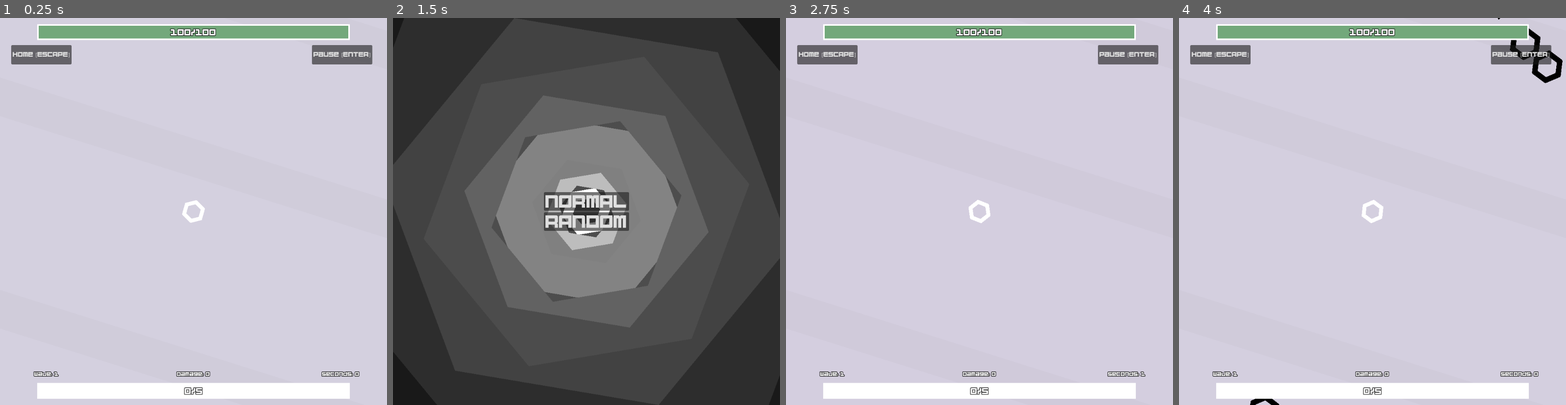
Above: before the commit, frames 1-4 (left to right).
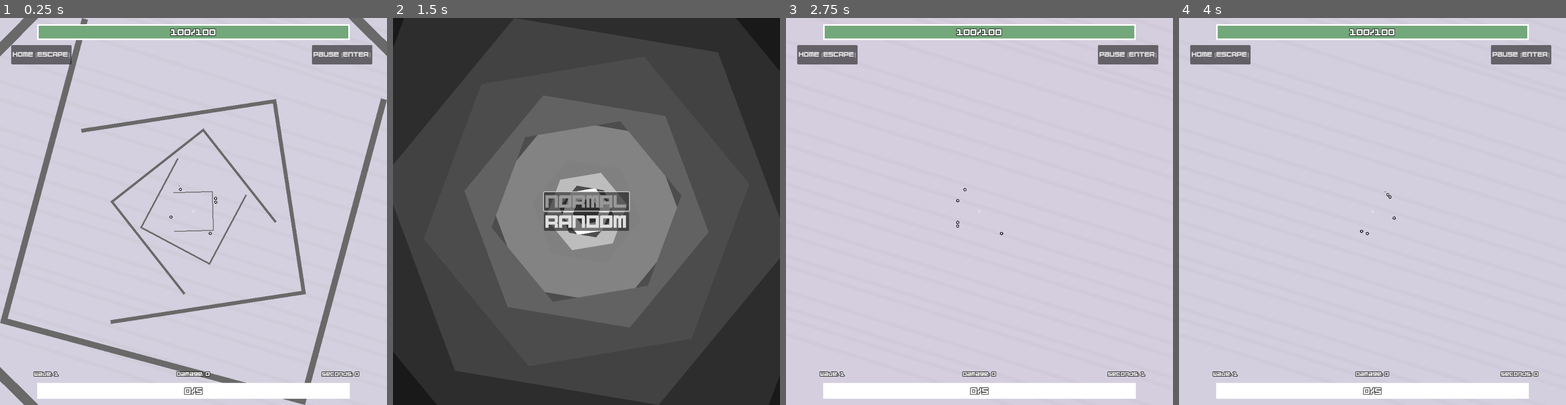
Above: after the commit, the same moments.

Repository: pharnisch/Hexagonal-Havoc
Game: Godot game, scene res://map_2.tscn
The game is run twice, just before and just after one commit, with the same random seed, the same clock (stepped at 60 frames per second) and the same inputs. This scene is started directly instead of the project's main scene.
Inputs:
- Up to frame 1 (0.25 s): no input
- Up to frame 2 (1.5 s): tap Enter at 0.5 s; hold Right (ui_right) 0.53-1.25 s; hold Enter 0.53-1.25 s; tap Space at 0.77 s; click "Home [ESCAPE]" at 1.25 s
- Up to frame 3 (2.75 s): click "NORMAL" at 2 s
- Up to frame 4 (4 s): click "Home [ESCAPE]" at 2.75 s; click "NORMAL" at 3.5 s

The runs differ from the first frame. In frame 1, 7.2% of the frame differs, in the area x 0-100%, y 0-100%; in frame 2, 0.6%; in frame 3, 0.2%; in frame 4, 0.8%.

Commit message:
.

Diff:
--- a/Camera2D.gd
+++ b/Camera2D.gd
@@ -24,6 +24,12 @@
 
 # Called every frame. 'delta' is the elapsed time since the previous frame.
 func _physics_process(delta):
+	# STONED MODE
+	# TODO: have different x and y zoom levels
+	# TODO: zoom more to top as to bottom (tilt camera angle) -> needs camera3d?
+
+
+
 	# maybe add more and more visual stuff for higher levels, e.g. wave 1-10 nothing, 11-20 zoom, 21-... rotation, 31-... camera offset, 41..high zoom, 51.high rotation, 61. high offset, 71. high jumps, 81. high color changes
 
 	# rotate also movement input from keyboard!
--- /dev/null
+++ b/LabyrinthPart.gd
@@ -0,0 +1,41 @@
+extends Node2D
+
+@export var color := Color.DIM_GRAY
+@export var width := 20
+@export var length = 50
+@export var rotation_speed = 1
+@export var rotation_start = 0
+
+func _ready():
+	self.rotation = rotation_start
+
+func _physics_process(delta):
+	self.rotation -= rotation_speed * delta * 0.1
+
+func _draw():
+	var points = [
+		Vector2(10,10),
+		Vector2(10,-10),
+		Vector2(-10,-10),
+		Vector2(-10,10),
+		#Vector2(10,10),
+		#Vector2(-10,10),
+		#Vector2(-10,-10),
+		#Vector2(10,-10),
+		#Vector2(10,-9),
+		#Vector2(-9,-9),
+		#Vector2(-9,9),
+		#Vector2(10,9),
+		]
+
+	for idx_start in points.size():
+		var idx_end = idx_start + 1
+		var len = points.size()
+		idx_end = idx_end % len
+
+		if idx_end <= 2:
+			var point_start = points[idx_start]
+			var point_end = points[idx_end]
+
+			var direction = (point_end - point_start).normalized()
+			draw_line(point_start*length - direction*width/2, point_end*length + direction*width/2, color, width)
--- a/StartLevel.gd
+++ b/StartLevel.gd
@@ -2,10 +2,13 @@
 
 #var level = preload("res://map_1.tscn")
 @export var level = 1
+@export var sel = false
 
 # Called when the node enters the scene tree for the first time.
 func _ready():
 	self.pressed.connect(self.on_pressed)
+	if self.sel:
+		self.grab_focus()
 
 
 # Called every frame. 'delta' is the elapsed time since the previous frame.
--- a/button.gd
+++ b/button.gd
@@ -10,6 +10,15 @@
 	self.random_skill_logic()
 
 
+
+func physics(delta):
+	#if self.has_focus():
+	#	self.set("theme_override_constants/outline_size", 20)
+	#	print("make big")
+	#else:
+	#	self.set("theme_override_constants/outline_size", 0)
+	#self._draw()
+	pass
 
 # Called every frame. 'delta' is the elapsed time since the previous frame.
 func _physics_process(delta):
--- a/button.tscn
+++ b/button.tscn
@@ -16,6 +16,7 @@
 offset_bottom = 75.0
 grow_horizontal = 2
 grow_vertical = 2
+theme_override_colors/font_focus_color = Color(0.6, 0.6, 0.6, 1)
 theme_override_fonts/font = ExtResource("1_riwjo")
 theme_override_font_sizes/font_size = 12
 text = "asfj  lskjfd lslasas sdklfj sh asdf ölsh"
--- a/home.tscn
+++ b/home.tscn
@@ -40,6 +40,7 @@
 layout_mode = 2
 size_flags_horizontal = 3
 size_flags_vertical = 3
+theme_override_colors/font_focus_color = Color(0.6, 0.6, 0.6, 1)
 theme_override_colors/icon_normal_color = Color(0, 0, 0, 0)
 theme_override_colors/icon_pressed_color = Color(0, 0, 0, 0)
 theme_override_colors/icon_hover_color = Color(0, 0, 0, 0)
@@ -50,11 +51,13 @@
 theme_override_font_sizes/font_size = 32
 text = "NORMAL"
 script = ExtResource("1_ra1gt")
+sel = true
 
 [node name="Level_Get_To_100_Random_Skill" type="Button" parent="CanvasLayer/GridContainer"]
 layout_mode = 2
 size_flags_horizontal = 3
 size_flags_vertical = 3
+theme_override_colors/font_focus_color = Color(0.6, 0.6, 0.6, 1)
 theme_override_colors/icon_normal_color = Color(0, 0, 0, 0)
 theme_override_colors/icon_pressed_color = Color(0, 0, 0, 0)
 theme_override_colors/icon_hover_color = Color(0, 0, 0, 0)
--- /dev/null
+++ b/labyrinth_part.tscn
@@ -0,0 +1,6 @@
+[gd_scene load_steps=2 format=3 uid="uid://bfrt24ju5tam2"]
+
+[ext_resource type="Script" path="res://LabyrinthPart.gd" id="1_p06rm"]
+
+[node name="LabyrinthPart" type="Node2D"]
+script = ExtResource("1_p06rm")
--- a/map_1.gd
+++ b/map_1.gd
@@ -35,7 +35,7 @@
 	if self.agony > 5:
 		self.agony = 5
 
-	if wave_ind > 100:
+	if self.wave_ind >= 100:
 		return
 
 	self.wave_timer += delta
--- a/map_2.tscn
+++ b/map_2.tscn
@@ -9,6 +9,7 @@
 [ext_resource type="Script" path="res://MusicPlayer.gd" id="7_3pt2g"]
 [ext_resource type="AudioStream" uid="uid://cndniok5jlf1c" path="res://hexagon_assets/awesome.wav" id="8_qex14"]
 [ext_resource type="Script" path="res://Starthilfe.gd" id="9_wkjsk"]
+[ext_resource type="PackedScene" uid="uid://bfrt24ju5tam2" path="res://labyrinth_part.tscn" id="10_14kd2"]
 
 [node name="Map_2" type="Node2D"]
 script = ExtResource("1_dv14p")
@@ -341,3 +342,37 @@
 [node name="Starthilfe" type="Node" parent="."]
 process_mode = 3
 script = ExtResource("9_wkjsk")
+
+[node name="LabyrinthPart1" parent="." instance=ExtResource("10_14kd2")]
+
+[node name="LabyrinthPart2" parent="." instance=ExtResource("10_14kd2")]
+scale = Vector2(2, 2)
+rotation_speed = -1
+rotation_start = 90
+
+[node name="LabyrinthPart3" parent="." instance=ExtResource("10_14kd2")]
+scale = Vector2(3, 3)
+rotation_start = 180
+
+[node name="LabyrinthPart4" parent="." instance=ExtResource("10_14kd2")]
+scale = Vector2(5, 5)
+rotation_speed = -1
+rotation_start = 270
+
+[node name="LabyrinthPart5" parent="." instance=ExtResource("10_14kd2")]
+scale = Vector2(8, 8)
+rotation_start = 360
+
+[node name="LabyrinthPart6" parent="." instance=ExtResource("10_14kd2")]
+scale = Vector2(13, 13)
+rotation_speed = -1
+rotation_start = 450
+
+[node name="LabyrinthPart7" parent="." instance=ExtResource("10_14kd2")]
+scale = Vector2(21, 21)
+rotation_start = 540
+
+[node name="LabyrinthPart8" parent="." instance=ExtResource("10_14kd2")]
+scale = Vector2(34, 34)
+rotation_speed = -1
+rotation_start = 600
--- a/player.tscn
+++ b/player.tscn
@@ -21,6 +21,7 @@
 
 [node name="Camera2D" type="Camera2D" parent="."]
 ignore_rotation = false
+zoom = Vector2(0.1, 0.1)
 script = ExtResource("2_1kypo")
 
 [node name="HexagonShape" parent="." instance=ExtResource("1_wy4nx")]
--- a/skill_container.gd
+++ b/skill_container.gd
@@ -29,7 +29,9 @@
 func display_options(options=["A", "B", "C"]):
 	var gc = self.get_node("Container").get_node("GridContainer")
 	for option in options:
+
 		var b = self.button.instantiate()
+
 
 		b.text = get_description(option)
 		#print(b.text)
@@ -65,6 +67,8 @@
 		b.identifier = option
 		gc.add_child(b)
 		b.talent_chosen.connect(self.on_talent_chosen)
+		if option == options[0]: # first option
+			b.grab_focus()
 	self.get_node("AnimationPlayer").play("UI_animation_test")
 	get_tree().paused = true
 
Not shown: 1 places in map_2.tscn that only renumber resources
